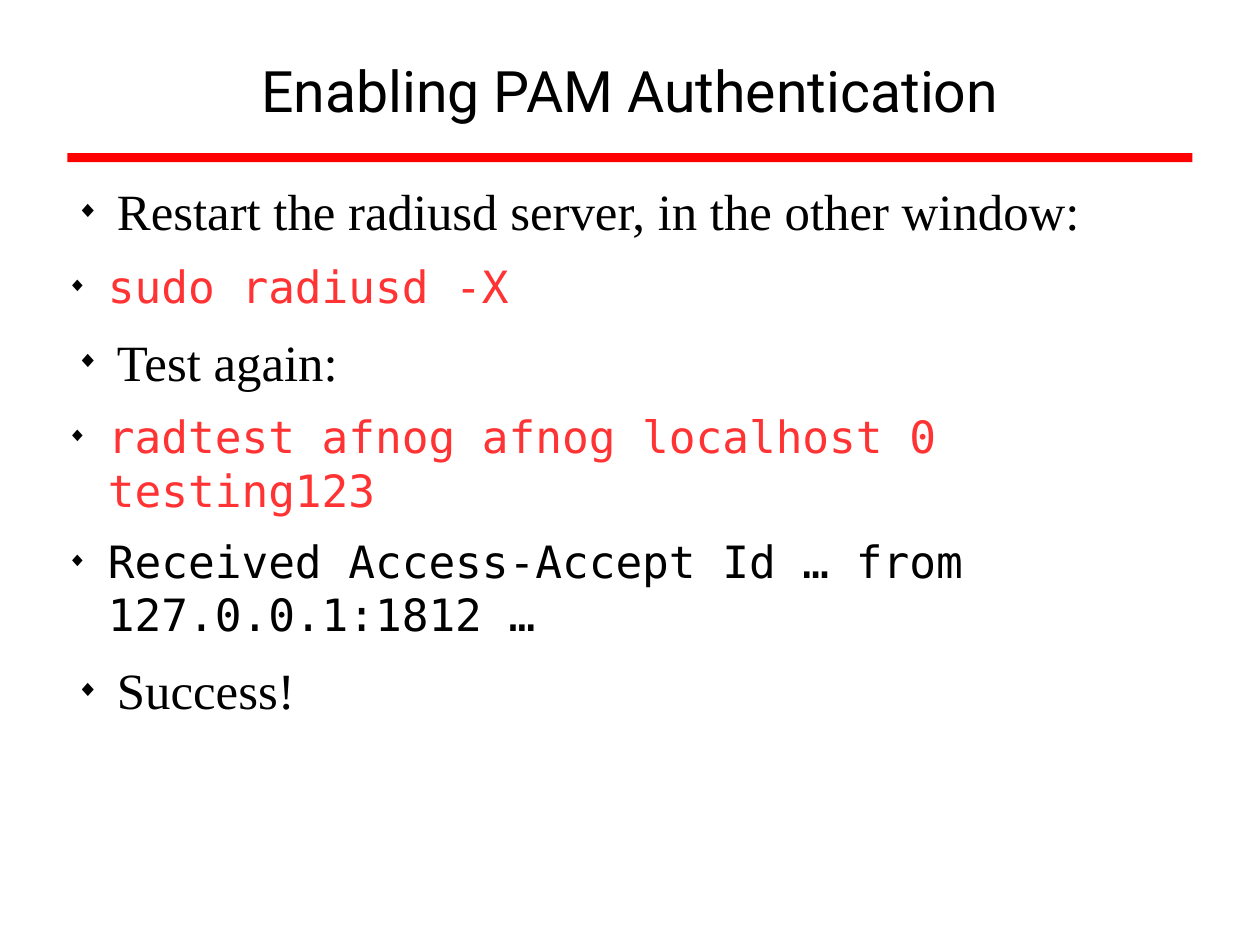
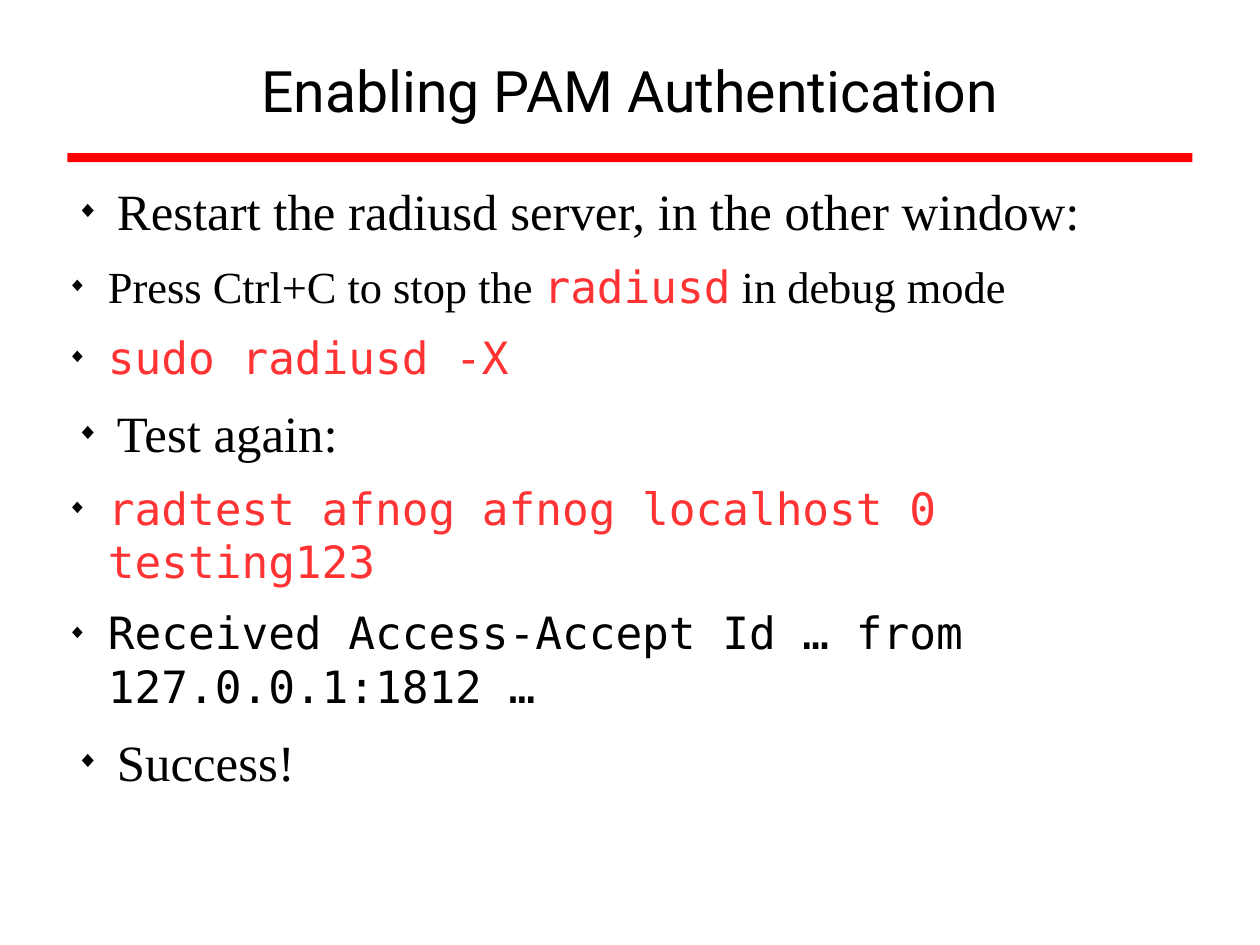
Before and after one commit to afnog/sse, a slide deck: slide 36 of radius/radius_presentation.odp. Drawn at 1260x945 pixels with LibreOffice and Linux fonts; fonts in the diff are those of the drawing; background and template pictures are left out. Boxes give left, top, right and bottom in pixels: in the first picture for what was removed or moved away, otherwise in the second. Text is boxed around its words. In the diff, an @@ line names an element or a change of style, - is before the commit and + after.

```diff
--- a/radius/radius_presentation.odp
+++ b/radius/radius_presentation.odp
@@ text at <box>108,269,1006,312</box>: paragraph added @@
+  ◆ Press Ctrl+C to stop the radiusd in debug mode
```
Also in this commit, not shown: 1 other file.
